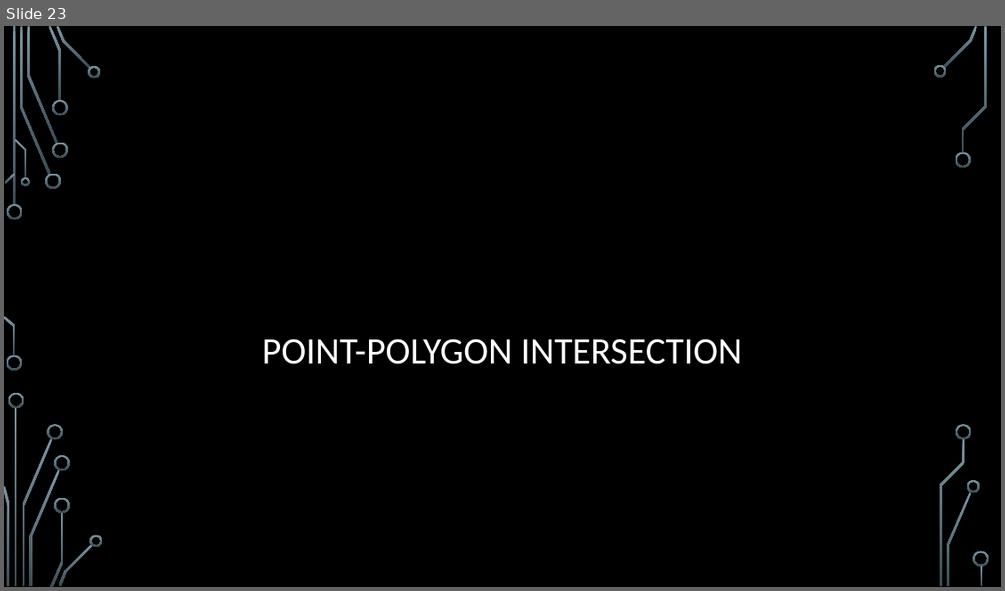
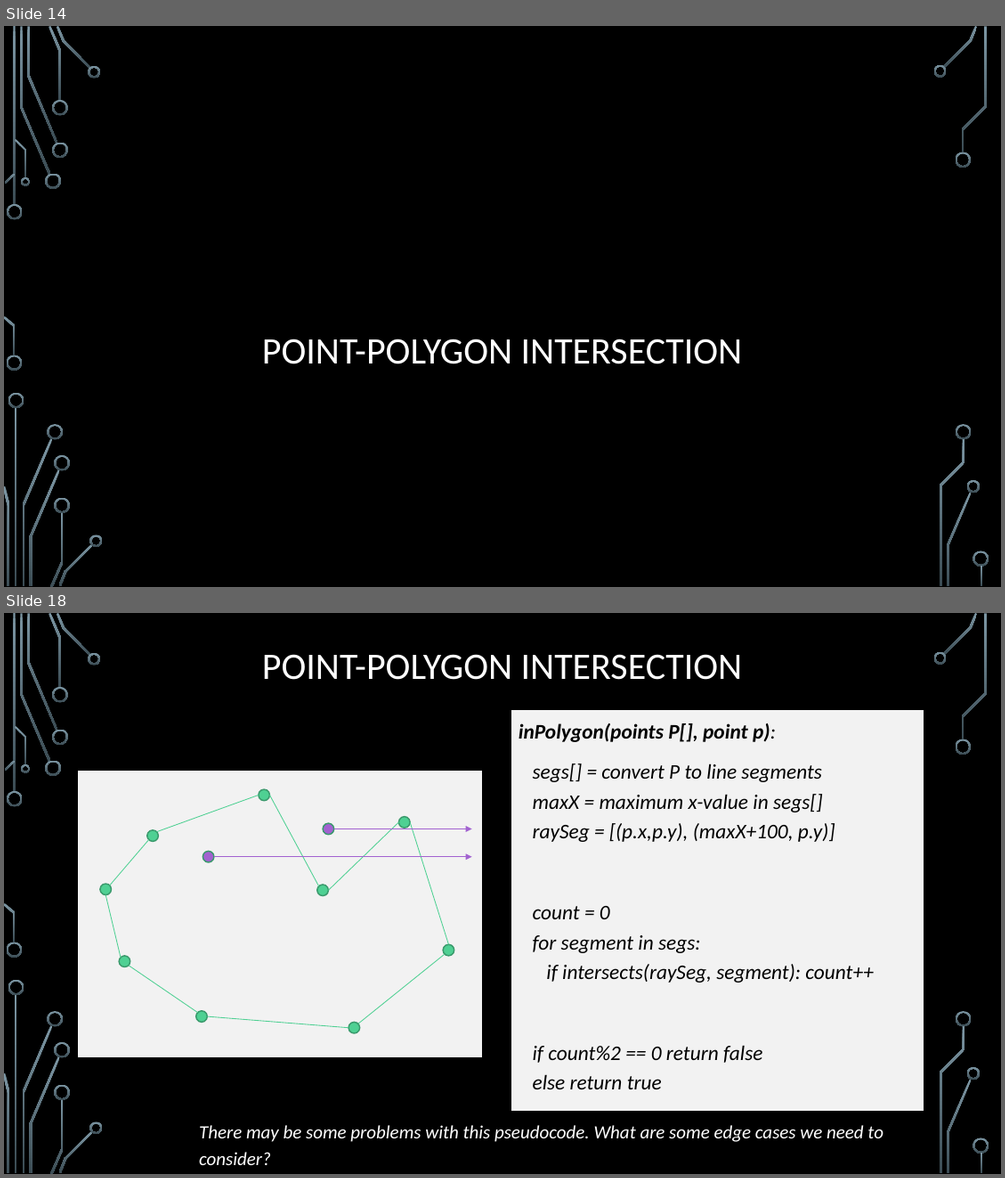
Before and after one commit to janiceeguo/advAlgo, a slide deck: slides/ComputationalGeom-part1-Intersections.pptx. Shown one above the other, each under a label of ours: slide 23 before the commit, slides 14 and 18 after it; the slides between them are not shown. The pictures are 1005x591 and 1005x1178 pixels, drawn with LibreOffice and Linux fonts; fonts in the diff are those of the drawing; background and template pictures are left out. Boxes give left, top, right and bottom in pixels: in the first picture for what was removed or moved away, otherwise in the second. Text is boxed around its words. In the diff, an @@ line names an element or a change of style, - is before the commit and + after.

```diff
--- a/slides/ComputationalGeom-part1-Intersections.pptx
+++ b/slides/ComputationalGeom-part1-Intersections.pptx
@@ slide 18 added at [4,613,1001,1174], background picture (left out); not listed: 36 template elements that a slide beside it also shows @@
@@ title added at [262,654,743,680], 36 pt, text #FFFFFF @@
+POINT-POLYGON INTERSECTION
@@ rectangle added at [511,709,923,1111], fill #F2F2F2, outline #000000 0.75 pt, 20 pt, text #000000, italic @@
+inPolygon(points P[], point p):
+segs[] = convert P to line segments
+maxX = maximum x-value in segs[]
+raySeg = [(p.x,p.y), (maxX+100, p.y)]
+count = 0
+for segment in segs:
+if intersects(raySeg, segment): count++
+if count%2 == 0 return false
+else return true
@@ group added at [77,770,483,1058]: 11 ellipses, 9 lines, 2 arrows, 1 rectangle @@
@@ text added at [199,1125,883,1142], 18 pt, text #FFFFFF, italic @@
+There may be some problems with this pseudocode. What are some edge cases we need to consider?
@@ what was slide 23 is now slide 14 @@
```
Also in this commit, not shown: 1 slide changed, 10 other slides added, 2 other files.
